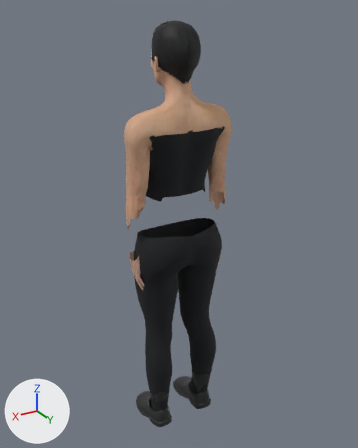
Renders of the glTF model packages/client/public/assets/characters/dujour.glb from each side of a commit.
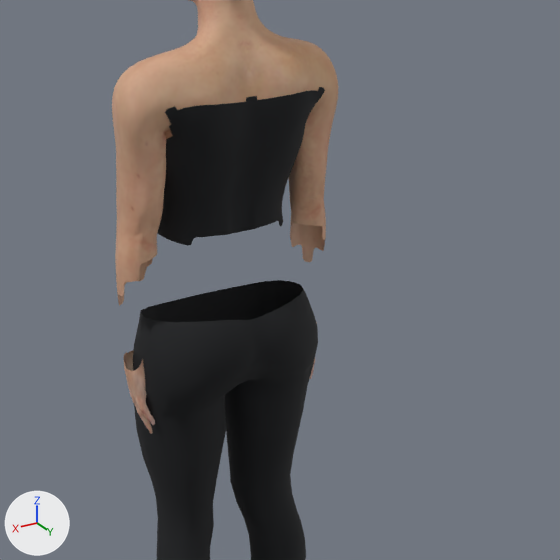
Each version appears first whole from a 50 mm camera at (2.29, 3.76, 4.28) aimed at (-0.08, -0.19, 2.31), and next in a close-up on the part from 20% to 94% of the width and 19% to 78% of the height. The axes (+X, +Y, +Z) are drawn at lower left. The lights are the same throughout. The first two pictures are the older version. Vertices at exactly the same position are counted once.

The first close-up shows 'Anatomical head and hands', 'Black crew neck', 'Tailored trousers'.
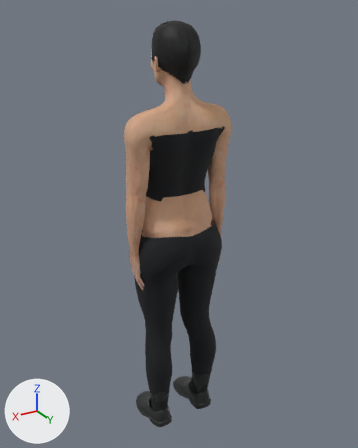
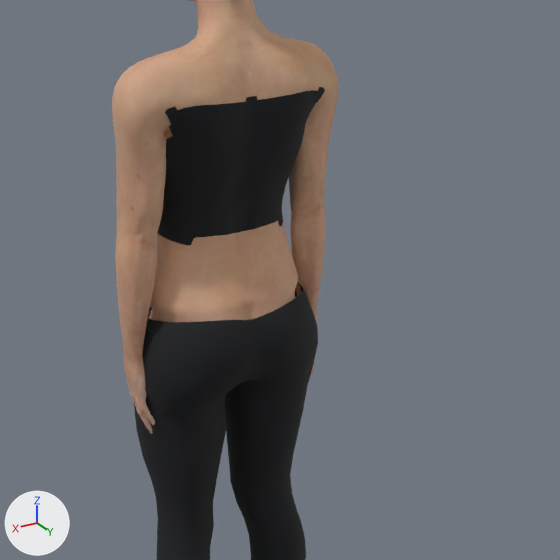
Edits to the bpy script that builds the scene:
```text
Change me_anatomical_head_and_hands:
    used by ob_anatomical_head_and_hands; location = (0.0, 0.0, 0.0)
    remove me_anatomical_head_and_hands.from_pydata(...)  # 36729 vertices, 73168 faces; spans x -0.54..0.54, y -0.42..0.16, z 1.74..4.2
    add me_anatomical_head_and_hands.from_pydata(...)  # 39999 vertices, 79904 faces; spans x -0.54..0.54, y -0.42..0.2, z 1.74..4.2
    me_anatomical_head_and_hands part 1: 20 vertices moved within x -0.51..0.51, y -0.31..0.01, z 2.11..2.8; 44 vertices removed from x -0.53..0.53, y -0.31..0.01, z 2.13..2.76; 3314 vertices added at x -0.54..0.54, y -0.37..0.2, z 2.12..2.77
```

Changed parts and their boxes [x1, y1, x2, y2] in the close-ups (560 x 560 px):
part 1 of me_anatomical_head_and_hands, built on
    both: [117, 219, 325, 372]
